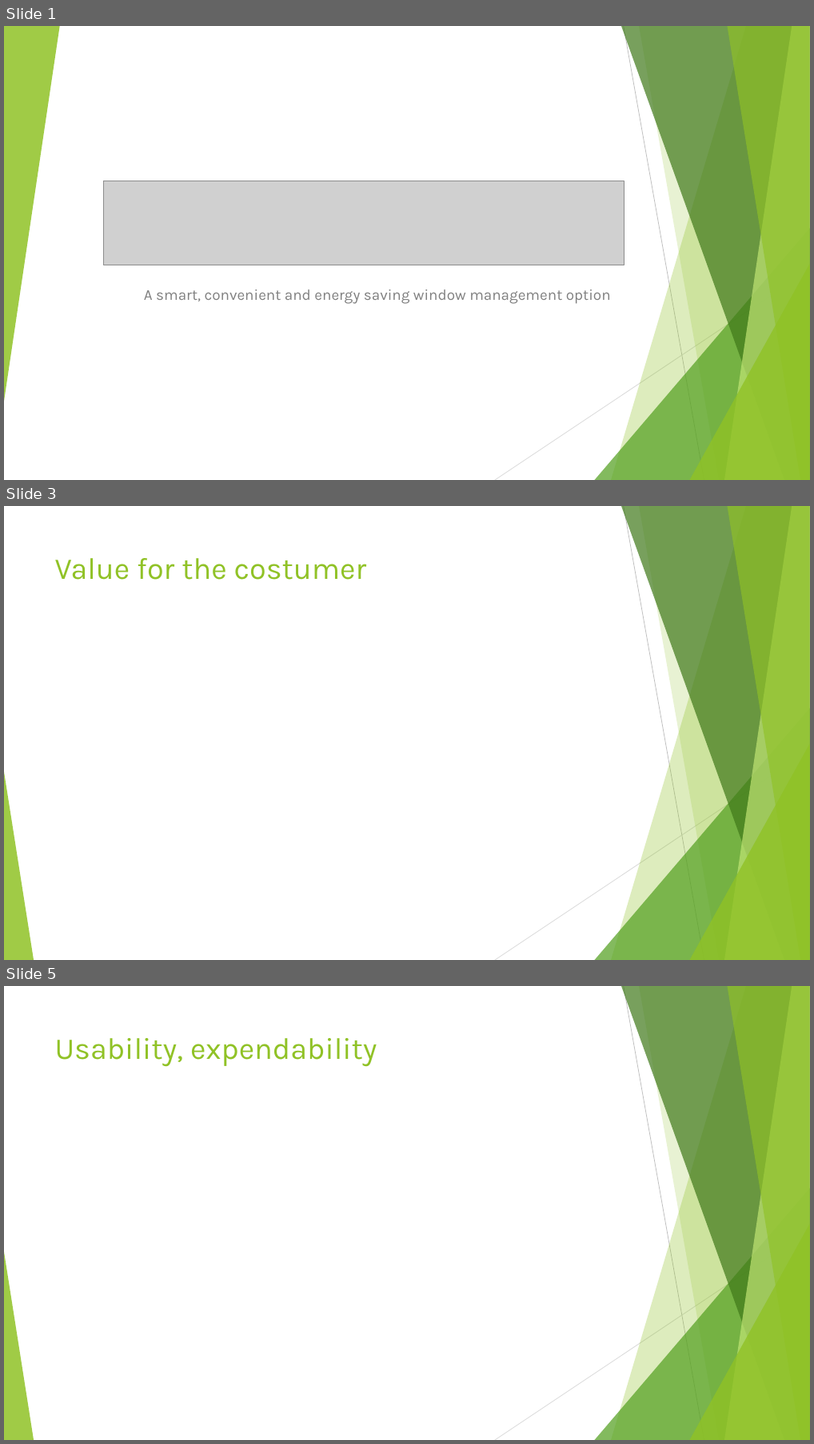
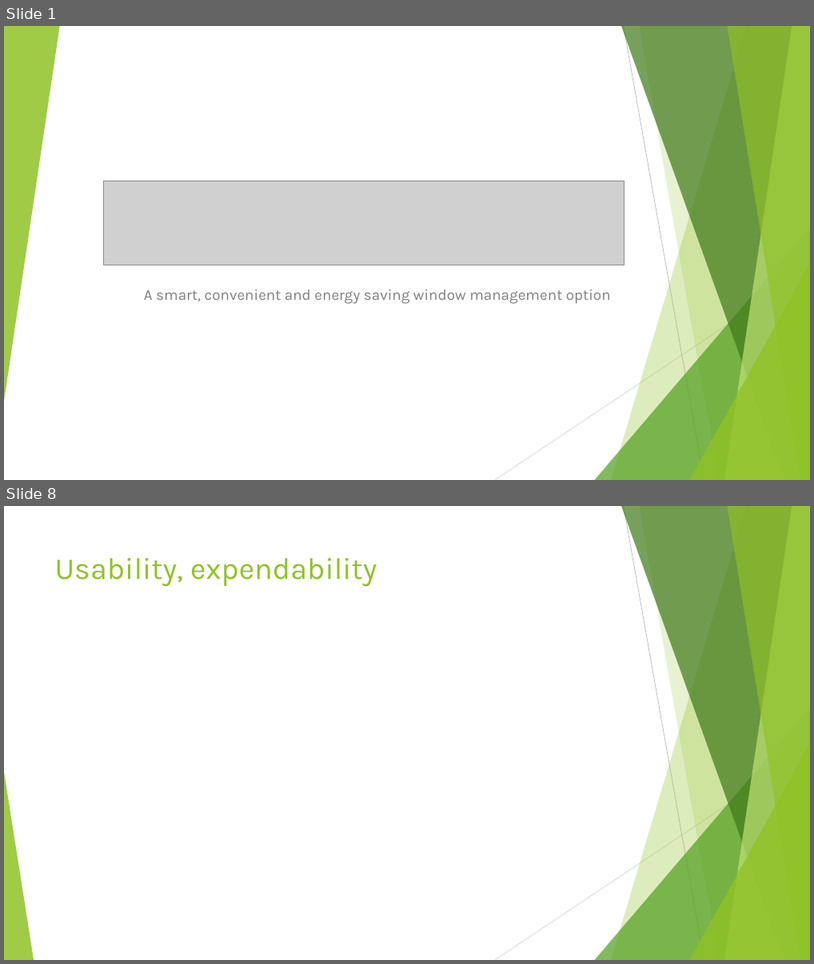
Before and after one commit to csimi97/HEKK, a slide deck: Documentation/Presentation.pptx. Shown one above the other, each under a label of ours: slides 1, 3 and 5 before the commit, slides 1 and 8 after it; the slides between them are not shown. The pictures are 814x1444 and 814x964 pixels, drawn with LibreOffice and Linux fonts; fonts in the diff are those of the drawing; grey boxes stand for pictures. Boxes give left, top, right and bottom in pixels: in the first picture for what was removed or moved away, otherwise in the second. Text is boxed around its words. In the diff, an @@ line names an element or a change of style, - is before the commit and + after.

```diff
--- a/Documentation/Presentation.pptx
+++ b/Documentation/Presentation.pptx
@@ slide 3 removed at (x1=4, y1=506, x2=810, y2=960), background #FFFFFF; not listed: 10 template elements that a slide beside it also shows @@
@@ title removed at (x1=55, y1=558, x2=366, y2=580) @@
-Value for the costumer
@@ what was slide 5 is now slide 8 @@
```
Also in this commit, not shown: 3 slides changed, 3 slides added, 8 other files.
